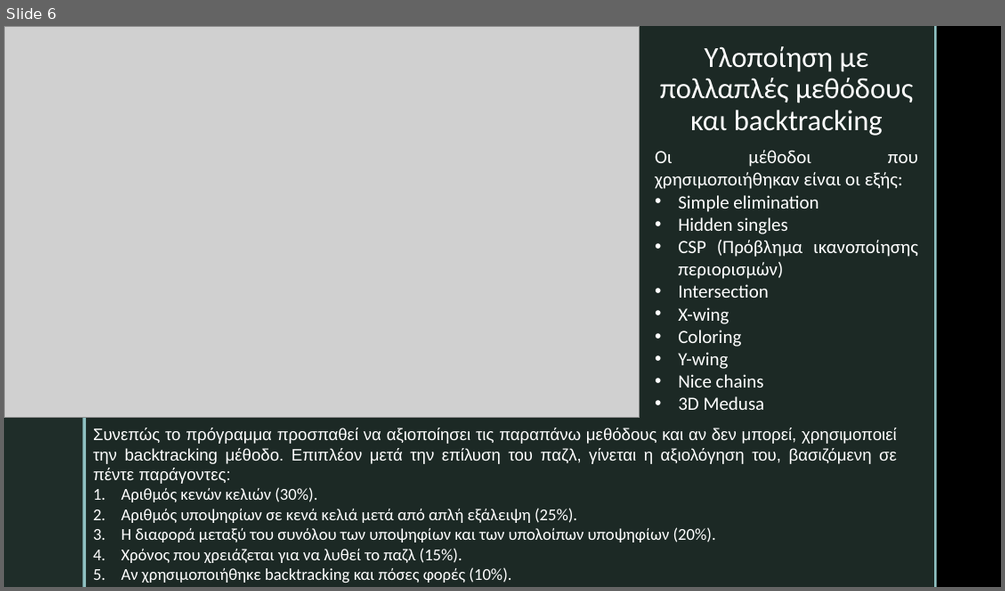
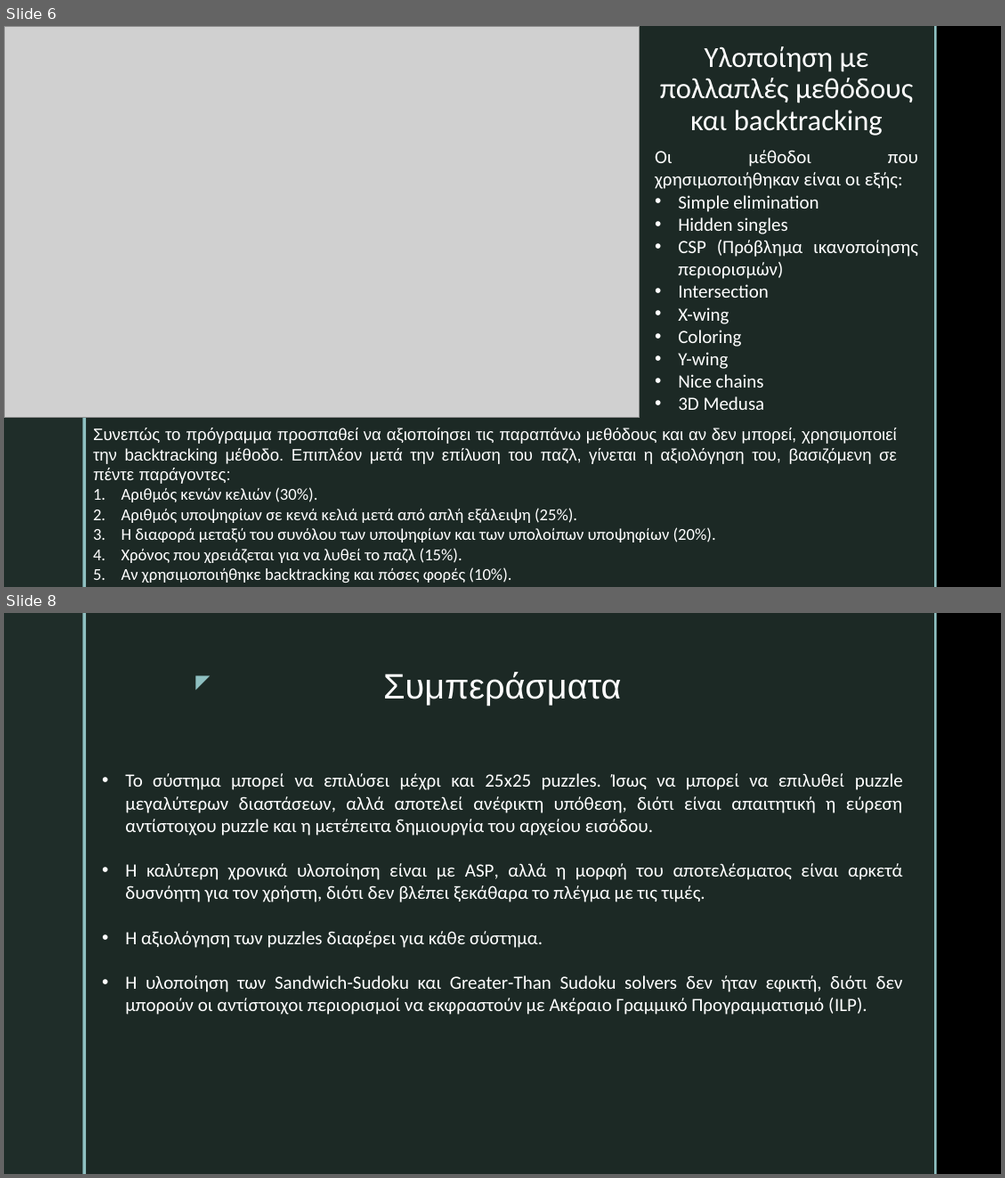
Before and after one commit to tsaperlein/Sudoku, a slide deck: Presentation.pptx. Shown one above the other, each under a label of ours: slide 6 before the commit, slides 6 and 8 after it; the slides between them are not shown. The pictures are 1005x591 and 1005x1178 pixels, drawn with LibreOffice and Linux fonts; fonts in the diff are those of the drawing; grey boxes stand for pictures; background and template pictures are left out. Boxes give left, top, right and bottom in pixels: in the first picture for what was removed or moved away, otherwise in the second. Text is boxed around its words. In the diff, an @@ line names an element or a change of style, - is before the commit and + after.

```diff
--- a/Presentation.pptx
+++ b/Presentation.pptx
@@ slide 8 added at (4, 613, 1001, 1174), background picture (left out); not listed: 4 template elements that a slide beside it also shows @@
@@ text added at (184, 666, 217, 695), 18 pt, text #8EC0C1 @@
+◤
@@ title added at (383, 672, 621, 706), 34 pt, text #FFFFFF @@
+Συμπεράσματα
@@ text added at (125, 773, 903, 1014), 18 pt, text #FFFFFF @@
+• Το σύστημα μπορεί να επιλύσει μέχρι και 25x25 puzzles. Ίσως να μπορεί να επιλυθεί puzzle μεγαλύτερων διαστάσεων, αλλά αποτελεί ανέφικτη υπόθεση, διότι είναι απαιτητική η εύρεση αντίστοιχου puzzle και η μετέπειτα δημιουργία του αρχείου εισόδου.
+• Η καλύτερη χρονικά υλοποίηση είναι με ASP, αλλά η μορφή του αποτελέσματος είναι αρκετά δυσνόητη για τον χρήστη, διότι δεν βλέπει ξεκάθαρα το πλέγμα με τις τιμές.
+• Η αξιολόγηση των puzzles διαφέρει για κάθε σύστημα.
+• Η υλοποίηση των Sandwich-Sudoku και Greater-Than Sudoku solvers δεν ήταν εφικτή, διότι δεν μπορούν οι αντίστοιχοι περιορισμοί να εκφραστούν με Ακέραιο Γραμμικό Προγραμματισμό (ILP).
```
Also in this commit, not shown: 4 slides changed, 1 other slide added, 2 other files.
